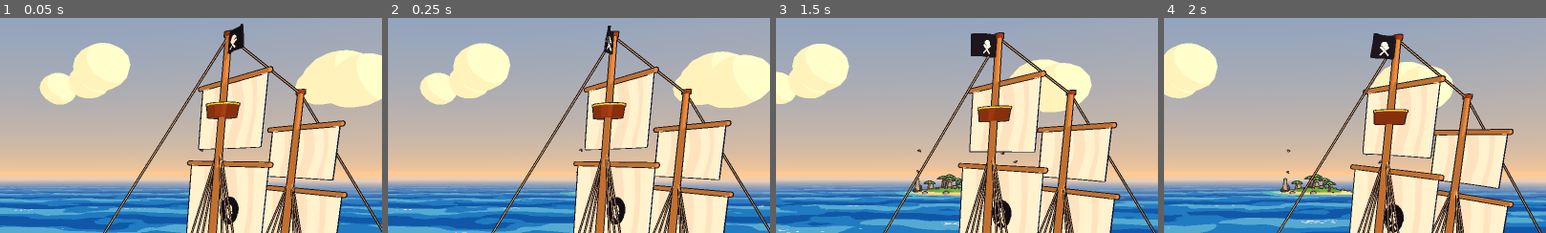
Above: before the commit, frames 1-4 (left to right).
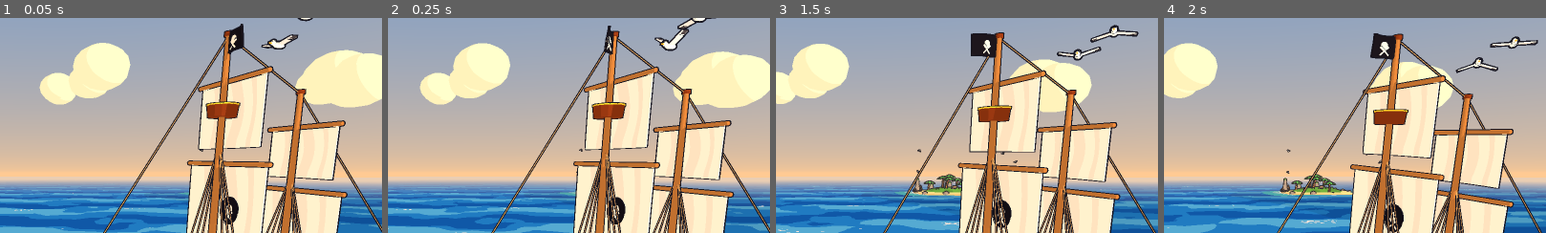
Above: after the commit, the same moments.

Repository: markcNewell/pirate-game
Game: Godot game, scene res://game/main.tscn
The game is run twice, just before and just after one commit, with the same random seed, the same clock (stepped at 60 frames per second) and the same inputs.
Inputs (mouse positions are % of the whole screen's width and height, from its top left):
- Up to frame 1 (0.05 s): no input
- Up to frame 2 (0.25 s): no input
- Up to frame 3 (1.5 s): click (19, 43) at 0.52 s; type "12" at 0.6 s; move the mouse to (72, 45) at 1.27 s; hold D (move_right) from 1.28 s (still down); hold Tab (crew) from 1.28 s (still down); click (72, 45) at 1.42 s
- Up to frame 4 (2 s): keep holding D (move_right); keep holding Tab (crew); tap Space (jump) at 1.52, 1.82 s
The pictures show only the part of the screen within x 43-93%, y 0-50%; the shares and areas given below are measured in that part.

The runs differ from the first frame. In frame 1, 0.4% of the frame differs, in the area x 68-82%, y 0-15%; in frame 2, 0.6%; in frame 3, 0.8%, in the area x 58-95%, y 3-30%; in frame 4, 0.7%.

Commit message:
Cloud shadows drift over the sea; gulls wheel round crew ships' mainmasts
Co-Authored-By: Claude Opus 5.5 <noreply@anthropic.com>

Diff:
--- a/game/ocean/ocean.gdshader
+++ b/game/ocean/ocean.gdshader
@@ -171,6 +171,9 @@
 			foam = 1.0;
 		}
 	}
+	// Shadows of clouds drifting across the open sea, in one flat toon step.
+	float cloud = noise(world_pos.xz * 0.006 + vec2(sea_time * 0.004, sea_time * 0.0025));
+	col *= cloud > 0.62 ? 0.91 : 1.0;
 	col = mix(col, foam_color, foam) * daylight;
 	// Calm the bands far out so the horizon is a clean line, not a stripe of noise.
 	float dist = length(world_pos - CAMERA_POSITION_WORLD);
--- a/game/ship/ship_view.gd
+++ b/game/ship/ship_view.gd
@@ -23,6 +23,8 @@
 var _spray: Array[CPUParticles3D] = []
 var _gust_clock := 0.0
 var _mist: Array[MeshInstance3D] = []
+var _gull_pivot: Node3D
+var _gulls: Array[Dictionary] = []
 var _holes := {}  # hole id -> Node3D
 var _hole_mesh: ArrayMesh
 var _patch_mesh: ArrayMesh
@@ -101,6 +103,18 @@
 
 	if kind == ShipState.Kind.SKELETON:
 		_make_mist()
+	else:
+		# A couple of gulls keep the crew company, wheeling round the mainmast.
+		_gull_pivot = Node3D.new()
+		_gull_pivot.position = Vector3(0, ShipShape.DECK_Y + ShipShape.MAST_HEIGHT[1] - 2.0, ShipShape.MAST_Z[1])
+		add_child(_gull_pivot)
+		for i in 2:
+			var bird: Dictionary = Gulls.make_bird()
+			var node: Node3D = bird.node
+			node.position = Vector3(5.5 + i * 2.0, i * 1.2, 0)
+			node.rotation.y = PI
+			_gull_pivot.add_child(node)
+			_gulls.append(bird)
 
 	# Spray thrown off both sides of the bow when the ship is moving fast.
 	for side: float in [-1.0, 1.0]:
@@ -209,6 +223,10 @@
 
 	_flood.visible = state.water > 0.02
 	_flood.position.y = ShipShape.LOWER_Y + state.water
+	if _gull_pivot:
+		_gull_pivot.rotation.y = _gust_clock * 0.45
+		for i in _gulls.size():
+			Gulls.flap(_gulls[i].wings, _gust_clock, 6.0 + i, i * 1.7)
 	for i in _mist.size():
 		# The ghostly mist swells and shrinks, each puff in its own time.
 		var swell := 1.0 + 0.18 * sin(_gust_clock * 0.9 + i * 1.3)
--- a/game/world/gulls.gd
+++ b/game/world/gulls.gd
@@ -8,34 +8,50 @@
 var _birds: Array[Dictionary] = []
 
 
+static var _body: ArrayMesh
+static var _wing: ArrayMesh
+
+
+## One gull: a node with two wing pivots to flap (see flap()).
+static func make_bird() -> Dictionary:
+	if _body == null:
+		var body := MeshBuilder.new()
+		body.ellipsoid(Vector3.ZERO, 0.22, Vector3(0.7, 0.6, 1.6), 5, 8, Color("ffffff"))
+		body.ellipsoid(Vector3(0, 0.08, -0.33), 0.12, Vector3.ONE, 4, 6, Color("ffffff"))
+		body.box(Vector3(0, 0.06, -0.48), Vector3(0.03, 0.025, 0.07), Color("ffb030"))
+		var wing := MeshBuilder.new()
+		wing.box(Vector3(0.45, 0, 0), Vector3(0.45, 0.02, 0.16), Color("f4f4f4"))
+		wing.box(Vector3(0.82, 0, 0.02), Vector3(0.1, 0.021, 0.12), Color("4a4a52"))
+		_body = body.build()
+		_wing = wing.build()
+	var bird := Node3D.new()
+	bird.add_child(Toon.instance(_body))
+	var wings: Array[Node3D] = []
+	for side: float in [-1.0, 1.0]:
+		var pivot := Node3D.new()
+		pivot.scale.x = side
+		pivot.add_child(Toon.instance(_wing))
+		bird.add_child(pivot)
+		wings.append(pivot)
+	bird.scale = Vector3.ONE * 1.4
+	return {"node": bird, "wings": wings}
+
+
+static func flap(wings: Array[Node3D], t: float, rate: float, phase: float) -> void:
+	var f := sin(t * rate + phase) * 0.6
+	for w: Node3D in wings:
+		w.rotation.z = f * signf(w.scale.x)
+
+
 func _ready() -> void:
-	var body := MeshBuilder.new()
-	body.ellipsoid(Vector3.ZERO, 0.22, Vector3(0.7, 0.6, 1.6), 5, 8, Color("ffffff"))
-	body.ellipsoid(Vector3(0, 0.08, -0.33), 0.12, Vector3.ONE, 4, 6, Color("ffffff"))
-	body.box(Vector3(0, 0.06, -0.48), Vector3(0.03, 0.025, 0.07), Color("ffb030"))
-	var wing := MeshBuilder.new()
-	wing.box(Vector3(0.45, 0, 0), Vector3(0.45, 0.02, 0.16), Color("f4f4f4"))
-	wing.box(Vector3(0.82, 0, 0.02), Vector3(0.1, 0.021, 0.12), Color("4a4a52"))
-	var body_mesh := body.build()
-	var wing_mesh := wing.build()
 	var rng := RandomNumberGenerator.new()
 	rng.seed = 99
 	for spec in Islands.LAYOUT:
 		for i in PER_ISLAND:
-			var bird := Node3D.new()
-			bird.add_child(Toon.instance(body_mesh))
-			var wings: Array[Node3D] = []
-			for side: float in [-1.0, 1.0]:
-				var pivot := Node3D.new()
-				var w := Toon.instance(wing_mesh)
-				pivot.scale.x = side
-				pivot.add_child(w)
-				bird.add_child(pivot)
-				wings.append(pivot)
-			bird.scale = Vector3.ONE * 1.4
-			add_child(bird)
+			var made := make_bird()
+			add_child(made.node)
 			_birds.append({
-				"node": bird, "wings": wings, "centre": Vector3(spec.x, 0, spec.z),
+				"node": made.node, "wings": made.wings, "centre": Vector3(spec.x, 0, spec.z),
 				"radius": spec.radius * rng.randf_range(0.6, 1.4) + 10.0,
 				"height": rng.randf_range(14.0, 30.0), "speed": rng.randf_range(0.15, 0.3) * (1 if i % 2 == 0 else -1),
 				"phase": rng.randf() * TAU, "flap": rng.randf_range(5.0, 8.0),
@@ -52,6 +68,4 @@
 		var tangent := Vector3(-sin(a), 0, cos(a)) * signf(b.speed)
 		var node: Node3D = b.node
 		node.global_transform = Transform3D(Basis.looking_at(tangent) * Basis(Vector3.BACK, -0.35 * signf(b.speed)), pos)
-		var flap := sin(t * b.flap + b.phase) * 0.6
-		for w: Node3D in b.wings:
-			w.rotation.z = flap * signf(w.scale.x)
+		flap(b.wings, t, b.flap, b.phase)
Not shown, changed: docs/specs/2026-10-07-art-pass-1.md
